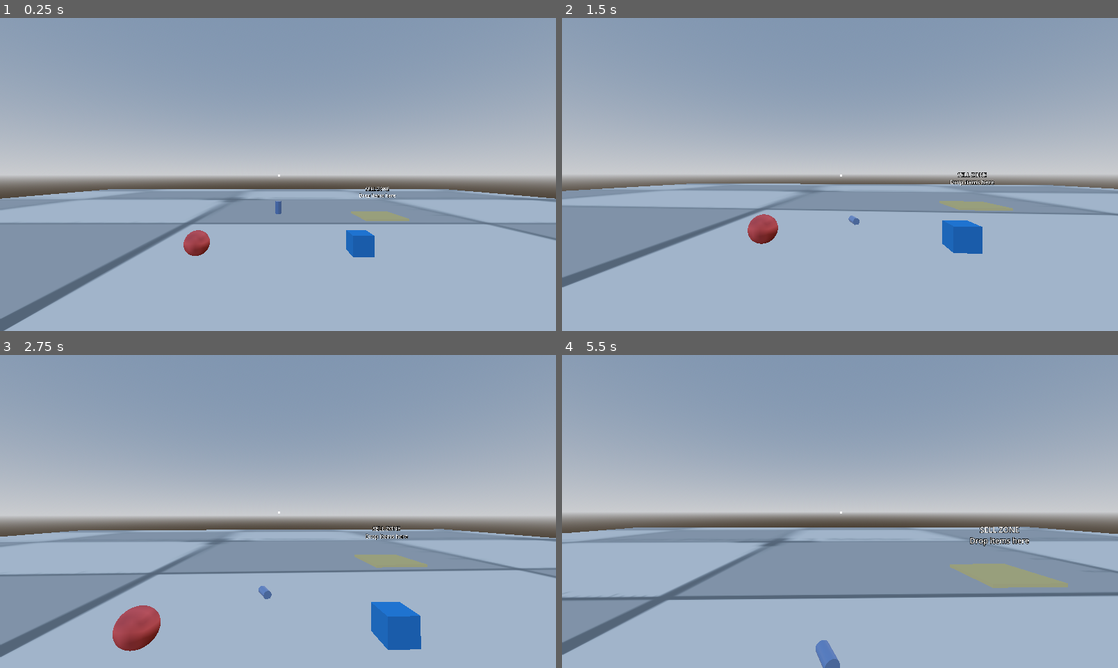
Above: before the commit, frames 1-4 (two rows, left to right).
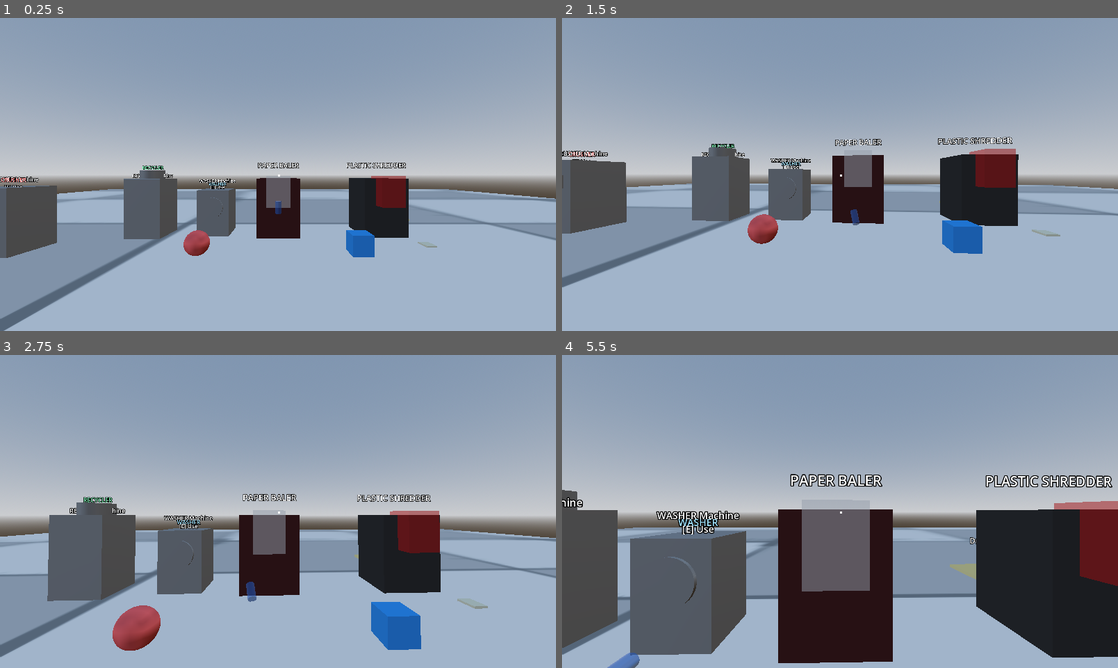
Above: after the commit, the same moments.

Repository: bouadjadja44-hue/ricikle-game-
Game: Godot game, scene res://scenc/core/main.tscn
The game is run twice, just before and just after one commit, with the same random seed, the same clock (stepped at 60 frames per second) and the same inputs.
Inputs (mouse positions are in pixels of both pictures, inside the frame that each line leads up to):
- Up to frame 1 (0.25 s): no input
- Up to frame 2 (1.5 s): move the mouse to (867, 174) at 0.52 s; hold Ctrl (run) 0.53-1.28 s; hold W (forward) from 0.53 s (still down); tap E (grab) at 0.6 s; tap Space (jump) at 0.77, 1.07 s; move the mouse to (812, 174) at 1.27 s; tap Ctrl (run) at 1.35 s
- Up to frame 3 (2.75 s): keep holding W (forward); tap Space (jump) at 1.52, 1.82 s; tap Q (throw) at 1.55, 2.1 s; move the mouse to (289, 505) at 2.02 s; hold Space (jump) from 2.03 s (still down)
- Up to frame 4 (5.5 s): keep holding W (forward); move the mouse to (834, 517) at 2.77 s; release Space (jump) at 2.78 s; tap Space (jump) at 2.85, 3.02, 3.32, 3.77, 4.07, 4.52, 4.82 s; tap E (grab) at 3.05, 3.6 s; move the mouse to (878, 514) at 3.52 s; hold Ctrl (run) 3.53-4.28 s; move the mouse to (795, 508) at 4.27 s; tap Ctrl (run) at 4.35 s; tap Q (throw) at 4.55, 5.1 s; move the mouse to (845, 511) at 5.02 s; hold Space (jump) from 5.03 s (still down)

The runs differ from the first frame. In frame 1, 8.8% of the frame differs, in the area x 0-79%, y 46-77%; in frame 2, 12%; in frame 3, 14%; in frame 4, 35%, in the area x 0-100%, y 38-100%.

Commit message:
تحسين المشهد الرئيسي وتحديث حركة اللاعب

Diff:
--- a/scenc/core/main.tscn
+++ b/scenc/core/main.tscn
@@ -6,7 +6,13 @@
 [ext_resource type="PackedScene" path="res://scenc/grabbable_sphere.tscn" id="3_sphere"]
 [ext_resource type="PackedScene" path="res://scenc/Bottle.tscn" id="5_jq6ku"]
 [ext_resource type="PackedScene" path="res://scenc/SellZone.tscn" id="7_wm3db"]
+[ext_resource type="PackedScene" path="res://scenc/machine_crusher.tscn" id="8_k511e"]
 [ext_resource type="PackedScene" path="res://scenc/computer.tscn" id="8_lr7h2"]
+[ext_resource type="PackedScene" path="res://scenc/machine_recycler.tscn" id="9_lk0y4"]
+[ext_resource type="PackedScene" path="res://scenc/machine_washer.tscn" id="10_0romq"]
+[ext_resource type="PackedScene" path="res://scenc/Paper.tscn" id="11_1q1fa"]
+[ext_resource type="PackedScene" path="res://scenc/PaperBaler.tscn" id="12_51ghd"]
+[ext_resource type="PackedScene" path="res://scenc/PlasticShredder.tscn" id="13_mg0sh"]
 
 [sub_resource type="ProceduralSkyMaterial" id="ProceduralSkyMaterial_s86m7"]
 sky_horizon_color = Color(0.662243, 0.671743, 0.686743, 1)
@@ -66,3 +72,21 @@
 
 [node name="Computer" parent="." instance=ExtResource("8_lr7h2")]
 transform = Transform3D(1, 0, 0, 0, 1, 0, 0, 0, 1, -3.06653, 0.7, 3.18847)
+
+[node name="Machine_Crusher" parent="." instance=ExtResource("8_k511e")]
+transform = Transform3D(1, 0, 0, 0, 1, 0, 0, 0, 1, -7.5769, 1.15, -0.81719)
+
+[node name="Machine_Recycler" parent="." instance=ExtResource("9_lk0y4")]
+transform = Transform3D(1, 0, 0, 0, 1, 0, 0, 0, 1, -4.55324, 1.25, -2.37433)
+
+[node name="Machine_Washer" parent="." instance=ExtResource("10_0romq")]
+transform = Transform3D(1, 0, 0, 0, 1, 0, 0, 0, 1, -2.27777, 1.05, -2.61943)
+
+[node name="Paper" parent="." instance=ExtResource("11_1q1fa")]
+transform = Transform3D(1, 0, 0, 0, 1, 0, 0, 0, 1, 4.52063, 0.275, -1.17193)
+
+[node name="PaperBaler" parent="." instance=ExtResource("12_51ghd")]
+transform = Transform3D(1, 0, 0, 0, 1, 0, 0, 0, 1, -0.000258565, 1.25, -2.62159)
+
+[node name="PlasticShredder" parent="." instance=ExtResource("13_mg0sh")]
+transform = Transform3D(1, 0, 0, 0, 1, 0, 0, 0, 1, 3.67473, 1.25, -2.64321)
--- a/scripts/player_controller.gd
+++ b/scripts/player_controller.gd
@@ -18,8 +18,16 @@
 @export var controller_sensitivity: float = 1.5
 @export var look_up_limit: float = 85.0
 @export var look_down_limit: float = -85.0
-@export var head_bob_amount: float = 0.03
-@export var head_bob_frequency: float = 1.5
+
+@export_group("Input Actions")
+@export var input_forward: String = "forward"
+@export var input_back: String = "back"
+@export var input_left: String = "left"
+@export var input_right: String = "right"
+@export var input_jump: String = "jump"
+@export var input_run: String = "run"
+@export var input_interact: String = "grab"
+@export var input_throw: String = "throw"
 
 @export_group("Grab System")
 @export var grab_distance: float = 2.5
@@ -37,8 +45,6 @@
 # متغيرات الحركة المتقدمة
 var time_since_ground: float = 0.0
 var time_since_jump_request: float = 0.0
-var head_bob_time: float = 0.0
-var original_head_position: Vector3
 
 # متغيرات الكاميرا
 var camera_pitch: float = 0.0
@@ -57,7 +63,6 @@
 func _ready():
 	add_to_group("player")
 	Input.mouse_mode = Input.MOUSE_MODE_CAPTURED
-	original_head_position = head.position
 	setup_ui()
 
 	# نقطة الإمساك
@@ -83,7 +88,6 @@
 	update_timers(delta)
 	handle_movement(delta)
 	handle_grabbing(delta)
-	handle_head_bob(delta)
 	move_and_slide()
 
 func update_timers(delta):
@@ -92,7 +96,7 @@
 	else:
 		time_since_ground = 0.0
 
-	if Input.is_action_pressed("jump"):
+	if Input.is_action_pressed(input_jump):
 		time_since_jump_request = 0.0
 	else:
 		time_since_jump_request += delta
@@ -116,10 +120,10 @@
 		time_since_jump_request = jump_buffer_time
 		time_since_ground = coyote_time
 
-	is_running = Input.is_action_pressed("run")
+	is_running = Input.is_action_pressed(input_run)
 	var current_speed = run_speed if is_running else walk_speed
 
-	var input_dir = Input.get_vector("left", "right", "forward", "back")
+	var input_dir = Input.get_vector(input_left, input_right, input_forward, input_back)
 	var direction = (head.transform.basis * Vector3(input_dir.x, 0, input_dir.y)).normalized()
 
 	if is_on_floor():
@@ -134,14 +138,6 @@
 			velocity.x = move_toward(velocity.x, direction.x * current_speed * air_control, acceleration * delta * 0.5)
 			velocity.z = move_toward(velocity.z, direction.z * current_speed * air_control, acceleration * delta * 0.5)
 
-func handle_head_bob(delta):
-	if is_on_floor() and velocity.length() > 0.1:
-		head_bob_time += delta * head_bob_frequency * (run_speed if is_running else walk_speed)
-		var bob_offset = Vector3(0, sin(head_bob_time * 2.0) * head_bob_amount, sin(head_bob_time) * head_bob_amount * 0.3)
-		head.position = original_head_position + bob_offset
-	else:
-		head_bob_time = 0.0
-		head.position = head.position.lerp(original_head_position, delta * 5.0)
 
 func handle_mouse_look(event: InputEventMouseMotion):
 	rotate_y(-event.relative.x * mouse_sensitivity)
@@ -149,13 +145,13 @@
 	head.rotation.x = clamp(head.rotation.x, deg_to_rad(look_down_limit), deg_to_rad(look_up_limit))
 
 func handle_grabbing(delta):
-	if Input.is_action_just_pressed("grab"):
+	if Input.is_action_just_pressed(input_interact):
 		if grabbed_object:
 			release_object()
 		else:
 			process_interaction()
 
-	if Input.is_action_just_pressed("throw") and grabbed_object:
+	if Input.is_action_just_pressed(input_throw) and grabbed_object:
 		throw_object()
 
 	if grabbed_object and is_instance_valid(grabbed_object):
Not shown: 1 places in scenc/core/main.tscn that only renumber resources
